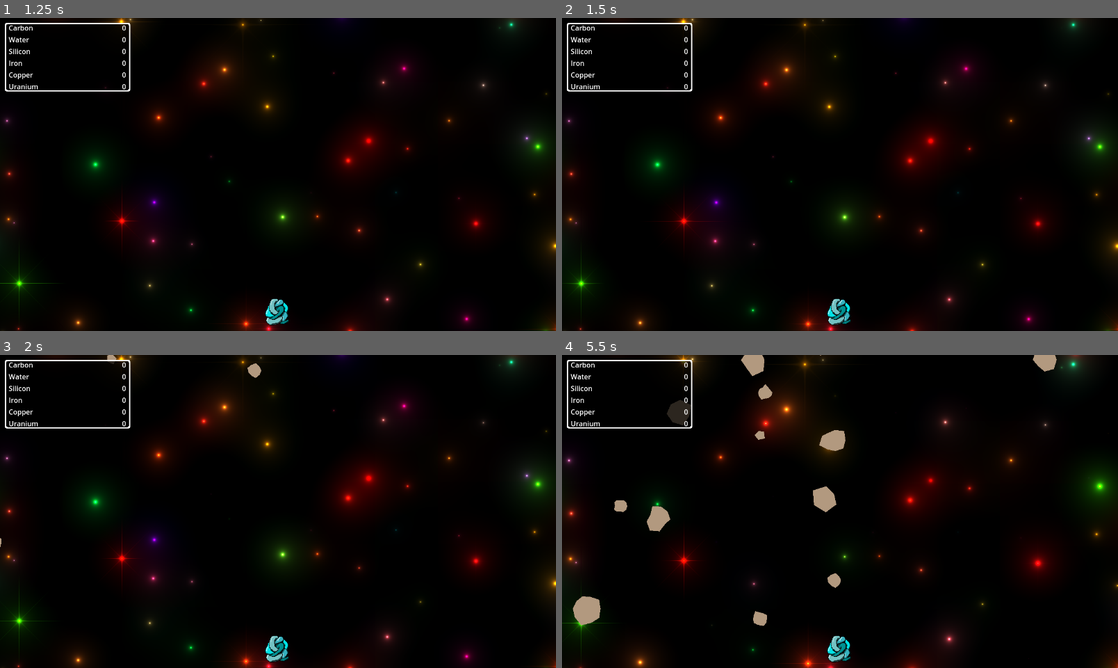
Above: before the commit, frames 1-4 (two rows, left to right).
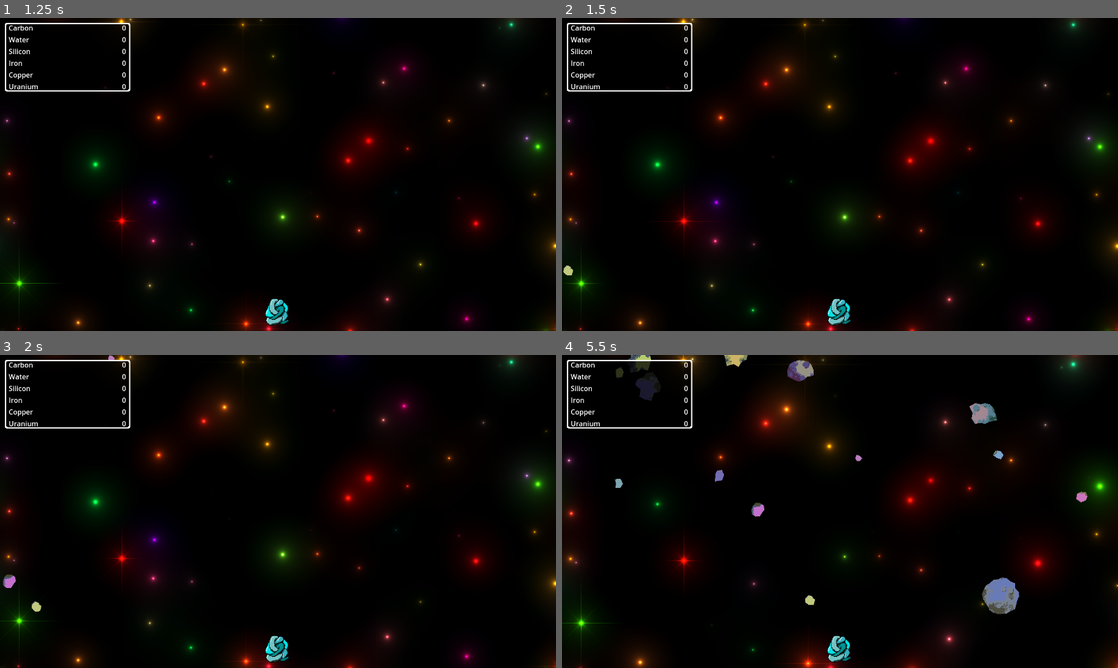
Above: after the commit, the same moments.

Repository: docwhat/screams-into-the-void
Game: Godot game, scene res://main.tscn
The game is run twice, just before and just after one commit, with the same random seed, the same clock (stepped at 60 frames per second) and the same inputs.
Inputs (mouse positions are in pixels of both pictures, inside the frame that each line leads up to):
- Up to frame 1 (1.25 s): tap Enter at 0.5 s; move the mouse to (400, 158) at 0.52 s; hold Shift from 0.53 s (still down); click (400, 158) at 0.67 s
- Up to frame 2 (1.5 s): release Shift at 1.25 s; drag from (728, 190) to (840, 312) at 1.27 s
- Up to frame 3 (2 s): no input
- Up to frame 4 (5.5 s): move the mouse to (895, 442) at 2.02 s; tap Ctrl at 2.1 s; click (895, 442) at 2.17 s; drag from (812, 574) to (673, 464) at 2.77 s; move the mouse to (1006, 558) at 3.52 s; tap Alt at 3.6 s; click (1006, 558) at 3.67 s; drag from (673, 464) to (840, 649) at 4.27 s; move the mouse to (867, 511) at 5.02 s; hold Shift from 5.03 s (still down); click (867, 511) at 5.17 s

Frame 1 is identical in both runs. In frame 2, less than 0.1% of the frame differs, in the area x 0-2%, y 78-83%; in frame 3, 0.2%; in frame 4, 4.0%, in the area x 1-95%, y 0-87%.

Commit message:
lots of goodies: prettier asteroids and a UI

Diff:
--- /dev/null
+++ b/AsteroidKind.gd
@@ -0,0 +1 @@
+class_name AsteroidKind
--- a/AsteroidSize.gd
+++ b/AsteroidSize.gd
@@ -9,16 +9,17 @@
 # Used to calculate what the probability of an asteroid being spawned is.
 var probability : float
 
-func _init(r : float, d : float, p: float) -> void:
+# The number of points for the polygon.
+var number_of_points : int
+
+func _init(r : float, d : float, n: int, p: float) -> void:
     radius = r
     max_radius_delta = d
+    number_of_points = n
     probability = p
 
 # Generate a set of points describing an asteroid of this size.
 func generatePolygon() -> PackedVector2Array:
-  # Pick an random number of points. More is smoother.
-  var number_of_points : int = Global.rng.randi_range(5, 12)
-
   var polygon : PackedVector2Array
   # First point at the chosen radius.
   polygon.append(Vector2(radius, 0))
--- a/Global.gd
+++ b/Global.gd
@@ -31,16 +31,25 @@
 }
 
 # The various asteroid sizes.
-var TinyAsteroidSize = AsteroidSize.new(8, 4.0, 1.0)
-var SmallAsteroidSize = AsteroidSize.new(12, 5.0, 2.0)
-var MediumAsteroidSize = AsteroidSize.new(16, 6.4, 3.0)
-var BigAsteroidSize = AsteroidSize.new(28, 12.0, 6.0)
-var LargeAsteroidSize = AsteroidSize.new(32, 12.0, 2.0)
-var HugeAsteroidSize = AsteroidSize.new(42, 5.0, 0.2)
-var GargantuanAsteroidSize = AsteroidSize.new(64, 4.0, 0.1)
+# Arguments:
+# - radius
+# - amount of variation allowed to for the radius
+# - the number of points for the polygon
+# - weighted probability of the asteroid appearing
+var TinyAsteroidSize = AsteroidSize.new(8, 3.0, 6, 1.0)
+var SmallAsteroidSize = AsteroidSize.new(12, 4.5, 7, 2.0)
+var SpikySmallAsteroidSize = AsteroidSize.new(12, 10.0, 6, 1.5)
+var MediumAsteroidSize = AsteroidSize.new(16, 6.4, 10, 2.5)
+var BigAsteroidSize = AsteroidSize.new(28, 12.0, 14, 5.0)
+var LargeAsteroidSize = AsteroidSize.new(32, 10.0, 18, 2.0)
+var HugeAsteroidSize = AsteroidSize.new(42, 5.0, 25, 0.2)
+var GargantuanAsteroidSize = AsteroidSize.new(64, 4.0, 40, 0.1)
 
+# TODO: Move this into the constructor for AsteroidSize.
 var ALL_ASTEROID_SIZES = [
+  TinyAsteroidSize,
   SmallAsteroidSize,
+  SpikySmallAsteroidSize,
   MediumAsteroidSize,
   BigAsteroidSize,
   LargeAsteroidSize,
--- a/asteroid.gd
+++ b/asteroid.gd
@@ -7,6 +7,51 @@
 var asteroid_size : AsteroidSize
 
 var composition : MatterCollection = MatterCollection.new()
+
+# Using ideas from https://www.iquilezles.org/www/articles/palettes/palettes.htm
+func generate_colorscheme(n_colors : int, hue_diff : float = 0.9, saturation : float = 0.5) -> PackedColorArray:
+#       var a = Vector3(rand_range(0.0, 0.5), rand_range(0.0, 0.5), rand_range(0.0, 0.5))
+        var a = Vector3(0.5,0.5,0.5)
+#       var b = Vector3(rand_range(0.1, 0.6), rand_range(0.1, 0.6), rand_range(0.1, 0.6))
+        var b = Vector3(0.5,0.5,0.5) * saturation
+        var c = Vector3(
+          Global.rng.randf_range(0.5, 1.5),
+          Global.rng.randf_range(0.5, 1.5),
+          Global.rng.randf_range(0.5, 1.5)
+        ) * hue_diff
+        var d = Vector3(
+          Global.rng.randf_range(0.0, 1.0),
+          Global.rng.randf_range(0.0, 1.0),
+          Global.rng.randf_range(0.0, 1.0)
+        ) * Global.rng.randf_range(1.0, 3.0)
+
+        var cols = PackedColorArray()
+        var n = float(n_colors - 1.0)
+        n = max(1, n)
+        for i in range(0, n_colors, 1):
+                var vec3 = Vector3()
+                vec3.x = (a.x + b.x * cos(6.28318 * (c.x * float(i/n) + d.x)))
+                vec3.y = (a.y + b.y * cos(6.28318 * (c.y * float(i/n) + d.y)))
+                vec3.z = (a.z + b.z * cos(6.28318 * (c.z * float(i/n) + d.z)))
+
+                cols.append(Color(vec3.x, vec3.y, vec3.z))
+
+        return cols
+
+func randomize_colors() -> Array[Color]:
+  var seed_colors : PackedColorArray = generate_colorscheme(
+    3,
+    Global.rng.randf_range(0.3, 0.6),
+    0.5
+  )
+  var cols : Array[Color] = []
+  for i : int in 3:
+    var new_col : Color = seed_colors[i].darkened(i/3.0)
+    new_col = new_col.lightened((1.0 - (i/3.0)) * 0.2)
+
+    cols.append(new_col)
+
+  return cols
 
 func _ready() -> void:
   asteroid_size = Global.get_random_asteroid_size()
@@ -21,18 +66,17 @@
 
   # Image shape.
   var points = asteroid_size.generatePolygon()
-  var poly = Polygon2D.new()
+
+  # Visible polygon shape
+  var poly : Polygon2D = $Polygon2D
   poly.set_polygon(points)
-  poly.set_color(Color(0.7, 0.6, 0.5))
-  add_child(poly)
+  var mat: ShaderMaterial = poly.material
+  mat.set_shader_parameter("seed", Global.rng.randf() * 1000 / 100.0)
+  mat.set_shader_parameter("colors", randomize_colors())
 
   # Collision polygon shape.
-  # This is commented out because I can't get it to be sane. The asteroids
-  # spin like crazy whenever they touch.
-  var collider : CollisionPolygon2D = CollisionPolygon2D.new()
-  collider.set_build_mode(CollisionPolygon2D.BUILD_SOLIDS)
+  var collider : CollisionPolygon2D = $CollisionPolygon2D
   collider.set_polygon(points)
-  collider
   add_child(collider)
 
   count += 1
--- /dev/null
+++ b/asteroid.gdshader
@@ -0,0 +1,105 @@
+shader_type canvas_item;
+render_mode blend_mix;
+
+uniform float pixels: hint_range(1, 128, 1) = 75.0;
+uniform float noise_size : hint_range(1, 20, 0.1) = 5.3;
+uniform float crater_size : hint_range(0.05, 2.0, 0.05) = 0.3;
+uniform vec4[3] colors : source_color;
+uniform float seed: hint_range(1, 10) = 1.567;
+const vec2 light_origin = vec2(0.39, 0.39);
+
+float rand(vec2 coord) {
+  return fract(sin(dot(coord.xy ,vec2(12.9898,78.233))) * 15.5453 * seed);
+}
+
+float noise(vec2 coord){
+  vec2 i = floor(coord);
+  vec2 f = fract(coord);
+
+  float a = rand(i);
+  float b = rand(i + vec2(1.0, 0.0));
+  float c = rand(i + vec2(0.0, 1.0));
+  float d = rand(i + vec2(1.0, 1.0));
+
+  vec2 cubic = f * f * (3.0 - 2.0 * f);
+
+  return mix(a, b, cubic.x) + (c - a) * cubic.y * (1.0 - cubic.x) + (d - b) * cubic.x * cubic.y;
+}
+
+float fbm(vec2 coord){
+  float value = 0.0;
+  float scale = 0.5;
+
+  for(int i = 0; i < 4 ; i++){
+    value += noise(coord) * scale;
+    coord *= 2.0;
+    scale *= 0.5;
+  }
+  return value;
+}
+
+bool dither(vec2 uv1, vec2 uv2) {
+  return mod(uv1.x+uv2.y,2.0/pixels) <= 1.0 / pixels;
+}
+
+vec2 rotate(vec2 coord, float angle){
+  coord -= 0.5;
+  coord *= mat2(vec2(cos(angle),-sin(angle)),vec2(sin(angle),cos(angle)));
+  return coord + 0.5;
+}
+
+// by Leukbaars from https://www.shadertoy.com/view/4tK3zR
+float circleNoise(vec2 uv) {
+  float uv_y = floor(uv.y);
+  uv.x += uv_y * 0.31;
+  vec2 f = fract(uv);
+  float h = rand(vec2(floor(uv.x),floor(uv_y)));
+  float m = (length(f-0.25-(h*0.5)));
+  float r = h*0.25;
+  return m = smoothstep(r-.10*r,r,m);
+}
+
+float crater(vec2 uv) {
+  float c = 1.0;
+  for (int i = 0; i < 2; i++) {
+    c *= circleNoise((uv / crater_size) + (float(i+1)+10.));
+  }
+  return 1.0 - c;
+}
+
+void fragment() {
+  //pixelize uv
+  vec2 uv = floor(UV*pixels)/pixels;
+
+  // we use this val later to interpolate between shades
+  bool dith = dither(uv, UV);
+
+  // two crater values, again one extra for the shadows
+  float c1 = crater(uv) * 0.5;
+  float c2 = crater(uv + length(light_origin-0.5)*0.03);
+
+  float n = fbm(uv * noise_size);
+  vec4 col = colors[1];
+
+  float light_boundary = 0.4;
+  float dark_boundary = 0.6;
+  float boundary_size = 0.05;
+
+  // noise
+  if (n < light_boundary || (n < (light_boundary + boundary_size) && dith)) {
+    col = colors[0];
+  }
+  if (n > dark_boundary || (n > (dark_boundary - boundary_size) && dith)) {
+    col = colors[2];
+  }
+
+  // crater
+  if (c1 > 0.4)  {
+    col = colors[1];
+  }
+  if (c2 < c1) {
+    col = colors[2];
+  }
+
+  COLOR = vec4(col.rgb, 1.0);
+}
--- a/asteroid.tscn
+++ b/asteroid.tscn
@@ -1,10 +1,21 @@
-[gd_scene load_steps=3 format=3 uid="uid://dgo8gq5d22uf"]
+[gd_scene load_steps=6 format=3 uid="uid://dgo8gq5d22uf"]
 
+[ext_resource type="Shader" uid="uid://b2jdvm5frkqlx" path="res://asteroid.gdshader" id="1_gm5ib"]
 [ext_resource type="Script" uid="uid://b2samh810qdpg" path="res://asteroid.gd" id="1_p0ukn"]
+[ext_resource type="Texture2D" uid="uid://bh0mbmredemri" path="res://128x128-transparent.png" id="3_gm5ib"]
 
 [sub_resource type="PhysicsMaterial" id="PhysicsMaterial_p0ukn"]
 friction = 0.0
 bounce = 0.5
+
+[sub_resource type="ShaderMaterial" id="ShaderMaterial_gm5ib"]
+resource_local_to_scene = true
+shader = ExtResource("1_gm5ib")
+shader_parameter/pixels = 75.0
+shader_parameter/noise_size = 5.3
+shader_parameter/crater_size = 0.3
+shader_parameter/colors = PackedColorArray(0.639, 0.655, 0.761, 1, 0.298, 0.408, 0.522, 1, 0.227, 0.247, 0.369, 1)
+shader_parameter/seed = 1.567
 
 [node name="Asteroid" type="RigidBody2D"]
 top_level = true
@@ -17,3 +28,11 @@
 angular_damp_mode = 1
 constant_force = Vector2(0, -10)
 script = ExtResource("1_p0ukn")
+
+[node name="Polygon2D" type="Polygon2D" parent="."]
+material = SubResource("ShaderMaterial_gm5ib")
+texture = ExtResource("3_gm5ib")
+polygon = PackedVector2Array(16, 0, 5.19, 15.97, -11.39, 8.27, -13.188, -9.58, 4.8, -14.79)
+
+[node name="CollisionPolygon2D" type="CollisionPolygon2D" parent="."]
+polygon = PackedVector2Array(16, 0, 5.19, 15.97, -11.39, 8.27, -13.188, -9.58, 4.8, -14.79)
--- a/hud.gd
+++ b/hud.gd
@@ -60,7 +60,7 @@
   update_hud()
 
 func update_hud() -> void:
-  for name in Global.Matter.keys():
-    var label : Label = value_labels[name]
-    var value : int = Global.collection.get_by_string(name)
+  for matter_name in Global.Matter.keys():
+    var label : Label = value_labels[matter_name]
+    var value : int = Global.collection.get_by_string(matter_name)
     label.text = fnum(value)
--- a/test/test_asteroid_size.gd
+++ b/test/test_AsteroidSize.gd
@@ -1,7 +1,4 @@
-extends GutTest
-
-# Test file for AsteroidSize.generatePolygon() function
-class_name TestAsteroidSize
+class_name TestAsteroidSize extends GutTest
 
 var asteroid_size: AsteroidSize
 
@@ -12,7 +9,7 @@
 
 func before_each():
   # Create a test AsteroidSize instance with known parameters
-  asteroid_size = AsteroidSize.new(20.0, 5.0, 1.0)
+  asteroid_size = AsteroidSize.new(20.0, 5.0, 4, 1.0)
 
 func after_each():
   autofree(asteroid_size)
@@ -22,7 +19,7 @@
   assert_true(result is PackedVector2Array, "generatePolygon should return a PackedVector2Array")
 
 func test_generatePolygon_returns_valid_number_of_points():
-  assert_between(asteroid_size.generatePolygon().size(), 5, 12)
+  assert_eq(asteroid_size.generatePolygon().size(), 4)
 
 func test_generatePolygon_first_point_at_radius():
   var first_point = asteroid_size.generatePolygon()[0]
Binary file added: 128x128-transparent.png
Not shown, added: 128x128-transparent.png.import
Not shown, added: AsteroidKind.gd.uid
Not shown, added: asteroid.gdshader.uid
Renamed: test/test_asteroid_size.gd.uid -> test/test_AsteroidSize.gd.uid
Renamed: test/test_matter_collection.gd -> test/test_MatterCollection.gd
Renamed: test/test_matter_collection.gd.uid -> test/test_MatterCollection.gd.uid
Not shown, changed: .gitattributes
